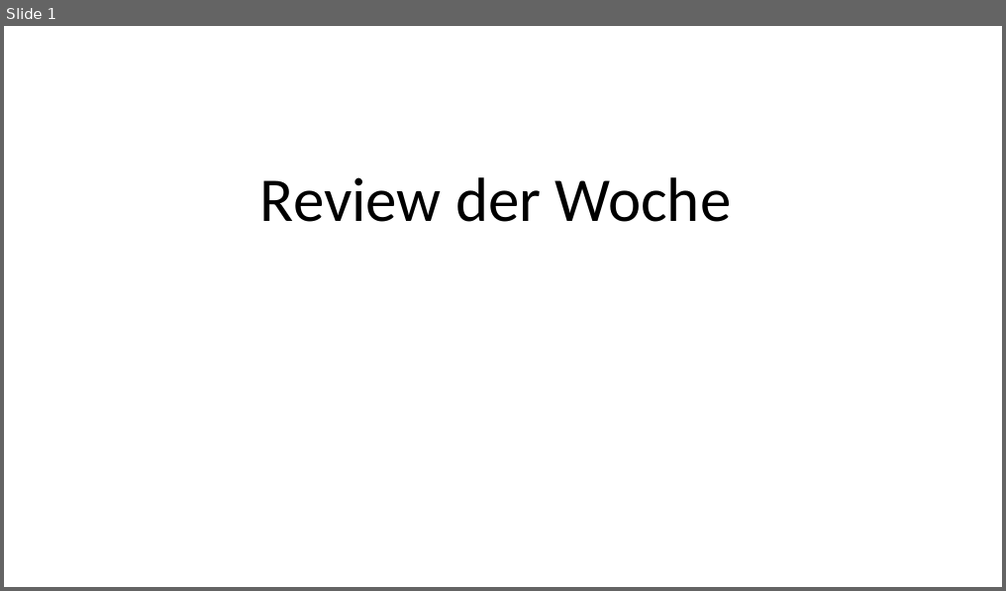
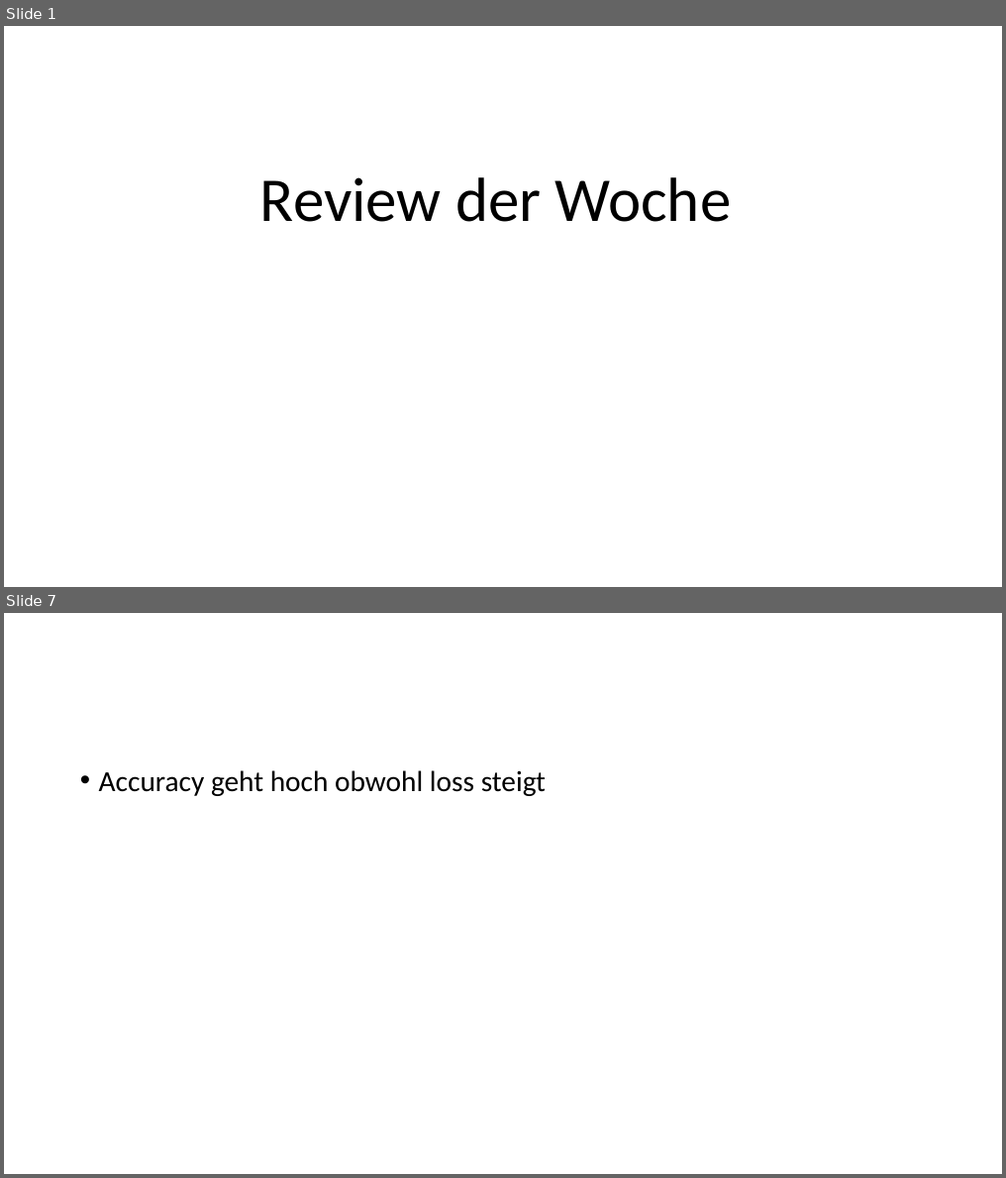
Before and after one commit to resist95/activation-ba, a slide deck: Review der Woche.odp. Shown one above the other, each under a label of ours: slide 1 before the commit, slides 1 and 7 after it; the slides between them are not shown. The pictures are 1006x591 and 1006x1178 pixels, drawn with LibreOffice and Linux fonts; fonts in the diff are those of the drawing. Boxes give left, top, right and bottom in pixels: in the first picture for what was removed or moved away, otherwise in the second. Text is boxed around its words. In the diff, an @@ line names an element or a change of style, - is before the commit and + after.

```diff
--- a/Review der Woche.odp
+++ b/Review der Woche.odp
@@ slide 7 added at (4, 613, 1002, 1174), background #FFFFFF @@
@@ text added at (99, 770, 546, 796), 28 pt, text #000000 @@
+• Accuracy geht hoch obwohl loss steigt
```
Also in this commit, not shown: 2 slides changed, 4 other slides added, 2 slides removed.
